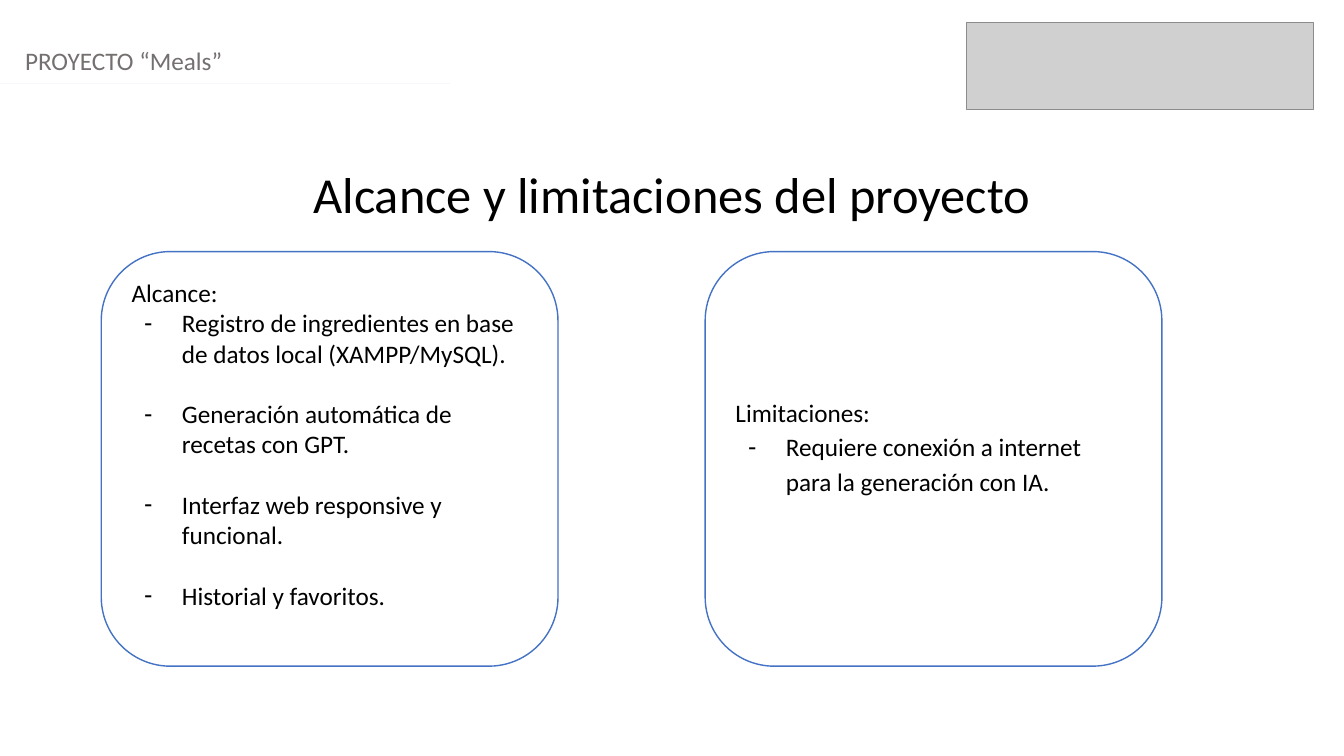
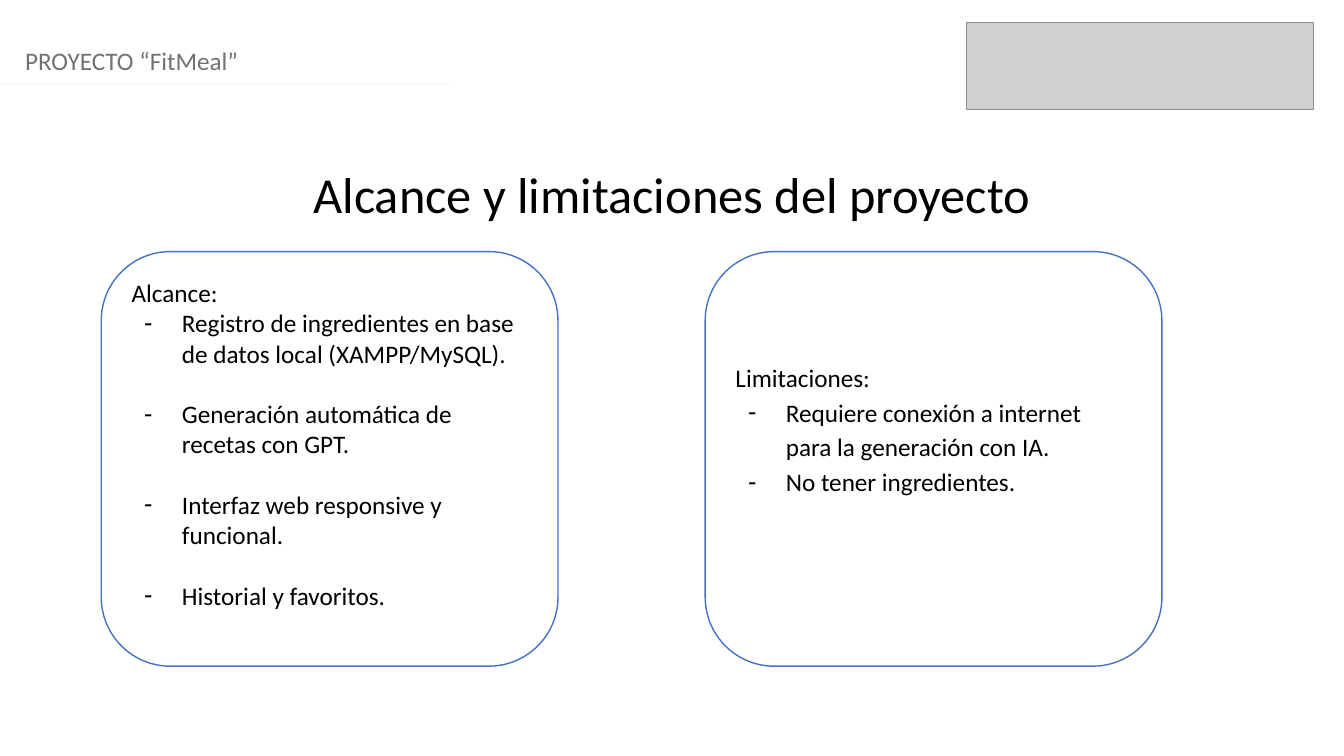
Before and after one commit to NicolasGZ99/Proyecto_APT, a slide deck: slide 5 of Fase2/Formato Presentación final.pptx. Drawn at 1344x756 pixels with LibreOffice and Linux fonts; fonts in the diff are those of the drawing; grey boxes stand for pictures. Boxes give left, top, right and bottom in pixels: in the first picture for what was removed or moved away, otherwise in the second. Text is boxed around its words. In the diff, an @@ line names an element or a change of style, - is before the commit and + after.

```diff
--- a/Fase2/Formato Presentación final.pptx
+++ b/Fase2/Formato Presentación final.pptx
@@ text at (25,52,238,70): text changed @@
-PROYECTO “Meals”
+PROYECTO “FitMeal”
@@ text in rounded rectangle at (786,473,1015,496): paragraph added @@
+– No tener ingredientes.
```
Also in this commit, not shown: 6 other slides changed.
